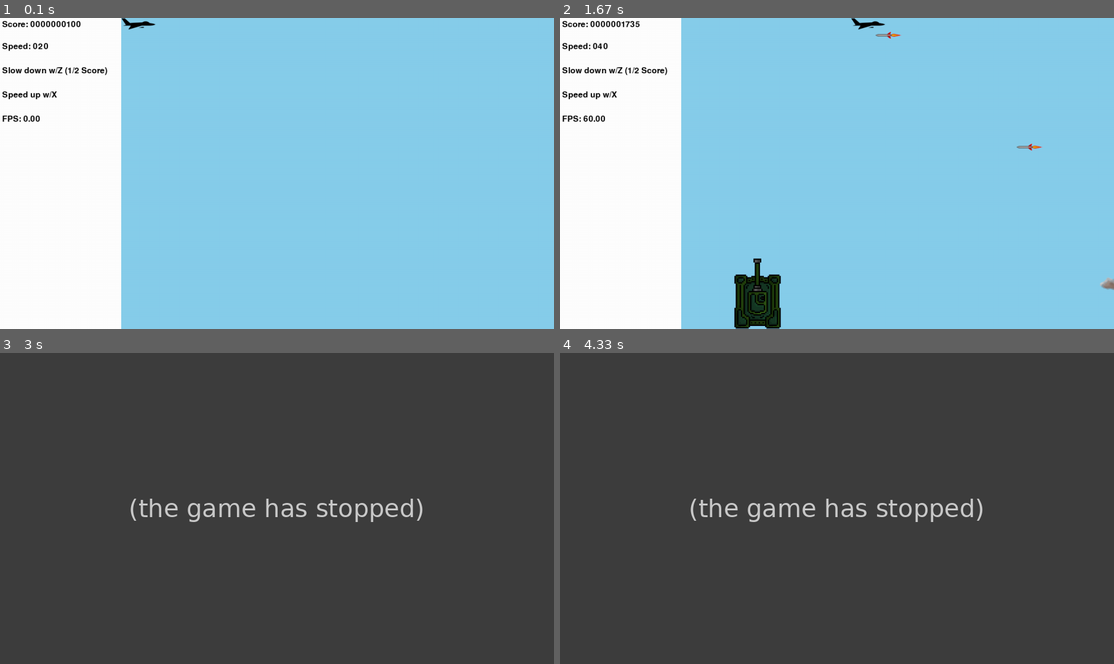
Above: before the commit, frames 1-4 (two rows, left to right).
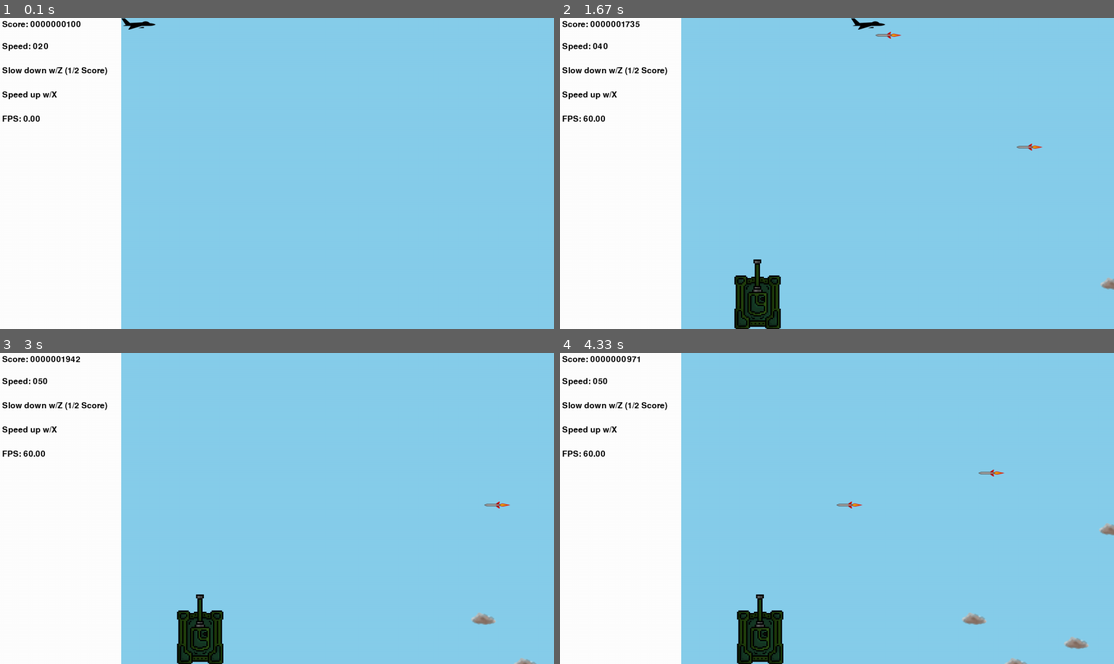
Above: after the commit, the same moments.

Repository: bkwong1990/PygamePrimerFishBomb
Game: pygame game, started from noCreativity.py
The game is run twice, just before and just after one commit, with the same random seed, the same clock (stepped at 60 frames per second) and the same inputs.
Inputs:
- Up to frame 1 (0.1 s): no input
- Up to frame 2 (1.67 s): hold Right 0.33-0.8 s; hold Up 0.83-1.13 s; tap X at 0.9, 1.23, 1.53 s; tap Z at 0.98 s; hold Right 1.17-1.63 s
- Up to frame 3 (3 s): hold Left 1.67-2.2 s; tap X at 1.73, 2.03, 2.3, 2.63, 2.93 s; hold Down 2.23-2.53 s; tap Z at 2.38 s; hold Left 2.57-2.97 s
- Up to frame 4 (4.33 s): hold Right 3.4-4.03 s; tap X at 3.47, 3.77, 4.13 s; tap Z at 3.55 s; hold Down from 4.07 s (still down)

The runs differ from the first frame. In frame 1, less than 0.1% of the frame differs, in the area x 21-29%, y 0-4%; in frame 2, 0.4%; in frame 3, 100%; in frame 4, 100%, in the area x 0-100%, y 0-100%.
Before the commit the program exited at 2.38 s; later frames show no game.

Commit message:
Moved image files to a separate folder, added explosion animation, proper alpha conversion for sprites

Diff:
--- a/my_events.py
+++ b/my_events.py
@@ -5,3 +5,4 @@
 ADDTANK = pygame.USEREVENT + 3
 ADDLASER = pygame.USEREVENT + 4
 MAKESOUND = pygame.USEREVENT + 5
+ADDEXPLOSION = pygame.USEREVENT + 6
--- a/my_sprites.py
+++ b/my_sprites.py
@@ -27,8 +27,8 @@
     def __init__(self, left_bound, right_bound, top_bound, bottom_bound, player_speed, colorkey):
         super(Player, self).__init__()
         #Set image
-        self.surf = pygame.image.load("jet5.png").convert()
-        self.surf.set_colorkey( colorkey, RLEACCEL )
+        self.surf = pygame.image.load("img/jet6.png").convert_alpha()
+        #self.surf.set_colorkey( colorkey, RLEACCEL )
         self.rect = self.surf.get_rect()
         self.left_bound = left_bound
         self.right_bound = right_bound
@@ -57,6 +57,10 @@
         self.rect.right = self.right_bound if (self.rect.right > self.right_bound) else self.rect.right
         self.rect.top = self.top_bound if (self.rect.top < self.top_bound) else self.rect.top
         self.rect.bottom = self.bottom_bound if (self.rect.bottom > self.bottom_bound) else self.rect.bottom
+    def kill(self):
+        explosion_event = pygame.event.Event(my_events.ADDEXPLOSION, center = self.rect.center)
+        pygame.event.post(explosion_event)
+        pygame.sprite.Sprite.kill(self)
 
 #A missile to shoot down the player
 class Missile(pygame.sprite.Sprite):
@@ -70,8 +74,8 @@
     '''
     def __init__(self, left_bound, right_bound, top_bound, bottom_bound, missile_maxspeed, colorkey):
         super(Missile, self).__init__()
-        self.surf = pygame.image.load("missile5.png").convert()
-        self.surf.set_colorkey( colorkey, RLEACCEL)
+        self.surf = pygame.image.load("img/missile6.png").convert_alpha()
+        #self.surf.set_colorkey( colorkey, RLEACCEL)
         self.rect = self.surf.get_rect(
             center=(
                 #Missile can generate out of view on right side of screen
@@ -102,8 +106,8 @@
     '''
     def __init__(self, left_bound, right_bound, top_bound, bottom_bound, cloud_speed, colorkey):
         super(Cloud, self).__init__()
-        self.surf = pygame.image.load("cloud3.png").convert()
-        self.surf.set_colorkey( colorkey, RLEACCEL)
+        self.surf = pygame.image.load("img/cloud4.png").convert_alpha()
+        #self.surf.set_colorkey( colorkey, RLEACCEL)
         self.rect = self.surf.get_rect(
             center = (
                 random.randint(right_bound + 20, right_bound + 100),
@@ -140,8 +144,8 @@
     '''
     def __init__(self, left_bound, right_bound, bottom_bound, tank_speed, colorkey, target):
         super(LaserTank, self).__init__()
-        self.surf = pygame.image.load("tank2.png").convert()
-        self.surf.set_colorkey(colorkey, RLEACCEL)
+        self.surf = pygame.image.load("img/tank3.png").convert_alpha()
+        #self.surf.set_colorkey(colorkey, RLEACCEL)
 
         width = self.surf.get_rect().width
         height = self.surf.get_rect().height
@@ -166,7 +170,7 @@
         self: The calling object
     '''
     def update(self):
-        if self.frames_until_movement <= 0:
+        if self.frames_until_movement <= 0 & self.target.alive():
             if self.target.rect.centerx < self.rect.centerx:
                 self.rect.move_ip(-self.speed, 0)
             elif self.target.rect.centerx > self.rect.centerx:
@@ -193,7 +197,7 @@
             if self.frames_until_laser <= 60:
                 #Suspend movement for one second before the laser fires.
                 self.frames_until_movement = Laser.LASER_DURATION
-            self.frames_until_laser = self.frames_until_laser - 1
+            self.frames_until_laser -= 1
     '''
     Kills the tank, but not before setting a one-time timer to force another tank to spawn
     '''
@@ -214,8 +218,8 @@
     '''
     def __init__(self, centerx, bottom, colorkey):
         super(Laser, self).__init__()
-        self.surf = pygame.image.load("laser.png").convert()
-        self.surf.set_colorkey(colorkey, RLEACCEL)
+        self.surf = pygame.image.load("img/laser.png").convert_alpha()
+        #self.surf.set_colorkey(colorkey, RLEACCEL)
 
         self.rect = self.surf.get_rect()
         self.rect.centerx = centerx
@@ -231,4 +235,41 @@
     def update(self):
         if self.frame_duration == 0:
             self.kill()
-        self.frame_duration = self.frame_duration - 1
+        self.frame_duration -= 1
+
+class Explosion(pygame.sprite.Sprite):
+
+    COLUMNS = 8
+    ROWS = 4
+
+    def __init__(self, center, colorkey):
+        super(Explosion, self).__init__()
+        self.animation_surf = pygame.image.load("img/explosion.png").convert_alpha()
+        #self.animation_surf.set_colorkey(colorkey, RLEACCEL)
+
+
+        animation_rect = self.animation_surf.get_rect()
+        self.surf_width = animation_rect.width // Explosion.COLUMNS
+        self.surf_height = animation_rect.height // Explosion.ROWS
+
+        self.rect = pygame.Rect( (0,0), (self.surf_width, self.surf_height) )
+        self.rect.center = center
+
+        self.current_frame = 0
+        self.surf = self.get_surf()
+
+    def update(self):
+        if(self.current_frame >= 32):
+            self.kill()
+        else:
+            self.surf = self.get_surf()
+            self.current_frame += 1
+
+    def get_surf(self):
+        current_column = min(self.current_frame % Explosion.COLUMNS, Explosion.COLUMNS - 1)
+        current_row = min(self.current_frame // Explosion.COLUMNS, Explosion.ROWS - 1)
+
+        current_x = current_column * self.surf_width
+        current_y = current_row * self.surf_width
+
+        return self.animation_surf.subsurface((current_x, current_y, self.surf_width, self.surf_height))
--- a/noCreativity.py
+++ b/noCreativity.py
@@ -92,18 +92,24 @@
 
 #create a group of clouds
 clouds = pygame.sprite.Group()
-#create a group of all game pieces (enemies + player)
+
+#create a group of miscellaneous sprites
+misc_sprites = pygame.sprite.Group()
+
+#create a group of all game pieces (enemies + player + clouds)
 all_sprites = pygame.sprite.Group()
 all_sprites.add(player)
 
 # Setup clock to change framerate
 clock = pygame.time.Clock()
 
+#load and set volume of main BGM
 pygame.mixer.music.load("media/01_go_without_seeing_back_.ogg")
 pygame.mixer.music.play(loops=-1)
 volume = pygame.mixer.music.get_volume() * 0.4
 pygame.mixer.music.set_volume(volume)
 
+#dictionary to hold sound objects
 sound_dict = {
 "explosion": pygame.mixer.Sound("media/explosion.ogg"),
 "laser": pygame.mixer.Sound("media/Laser.ogg")
@@ -147,6 +153,11 @@
             all_sprites.add(new_laser)
         elif event.type == my_events.MAKESOUND:
             sound_dict[event.sound_index].play()
+        elif event.type == my_events.ADDEXPLOSION:
+            new_explosion = my_sprites.Explosion(event.center, SKY_COLOR)
+            all_sprites.add(new_explosion)
+            misc_sprites.add(new_explosion)
+
     return running
 
 def write_info():
@@ -179,9 +190,10 @@
     pressed_keys = pygame.key.get_pressed()
     player.update(pressed_keys)
 
-    #update enemy position
+    #update enemy, cloud, and misc sprite positions
     enemies.update()
     clouds.update()
+    misc_sprites.update()
 
     #fill screen with white
     screen.fill( WHITE )
@@ -196,14 +208,19 @@
     #draw info Surface
     write_info()
 
-    #Check if any enemies have collided with the Player
-
-    if pygame.sprite.spritecollideany(player, enemies):
-        #if a collision occured, remove the player and stop the loop
-        player.kill()
-        running = False
-
-    score += missile_maxspeed
+
+
+    if player.alive():
+        #if a collision occured, remove the player and stop the loop in a few seconds
+        if pygame.sprite.spritecollideany(player, enemies):
+            #draw explosion
+            player.kill()
+            sound_dict["explosion"].play()
+
+            #Prepare to quit
+            pygame.time.set_timer(QUIT, 3000, True)
+
+        score += missile_maxspeed
     pygame.display.flip()
 
     #Force fps
Renamed: cloud.png -> img/cloud.png
Renamed: cloud3.png -> img/cloud3.png
Binary file added: img/cloud4.png
Binary file added: img/explosion.png
Binary file added: img/explosion2.png
Renamed: jet.png -> img/jet.png
Renamed: jet1.png -> img/jet1.png
Renamed: jet2.png -> img/jet2.png
Renamed: jet3.png -> img/jet3.png
Renamed: jet4.png -> img/jet4.png
Renamed: jet5.png -> img/jet5.png
Binary file added: img/jet6.png
(and 15 more such lines)
